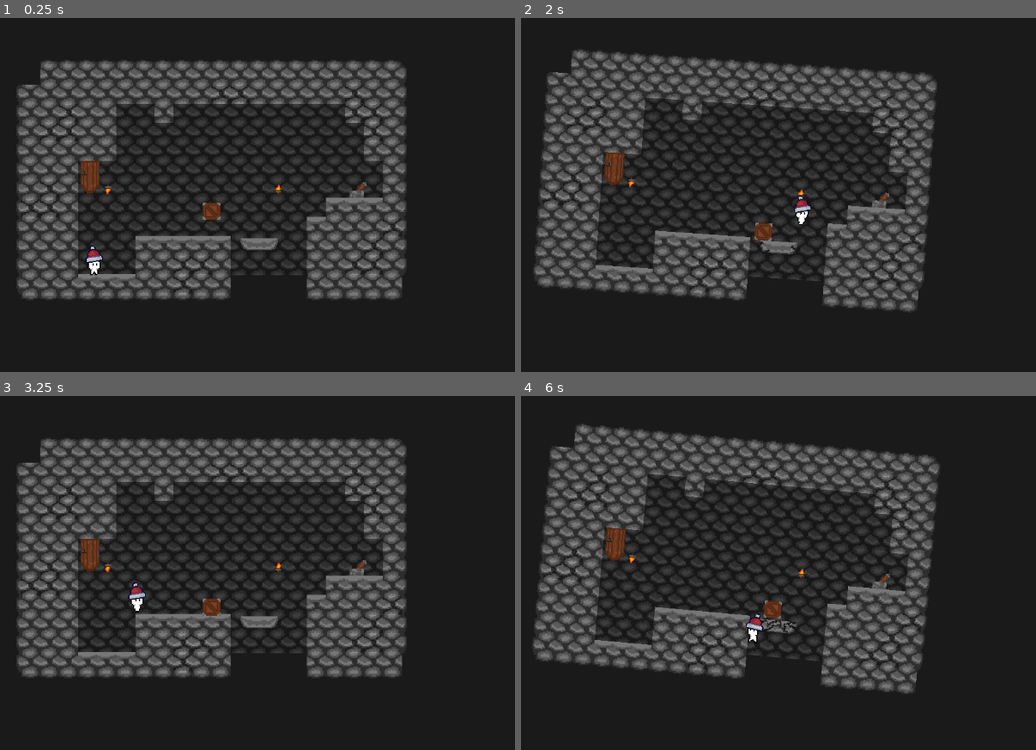
Above: before the commit, frames 1-4 (two rows, left to right).
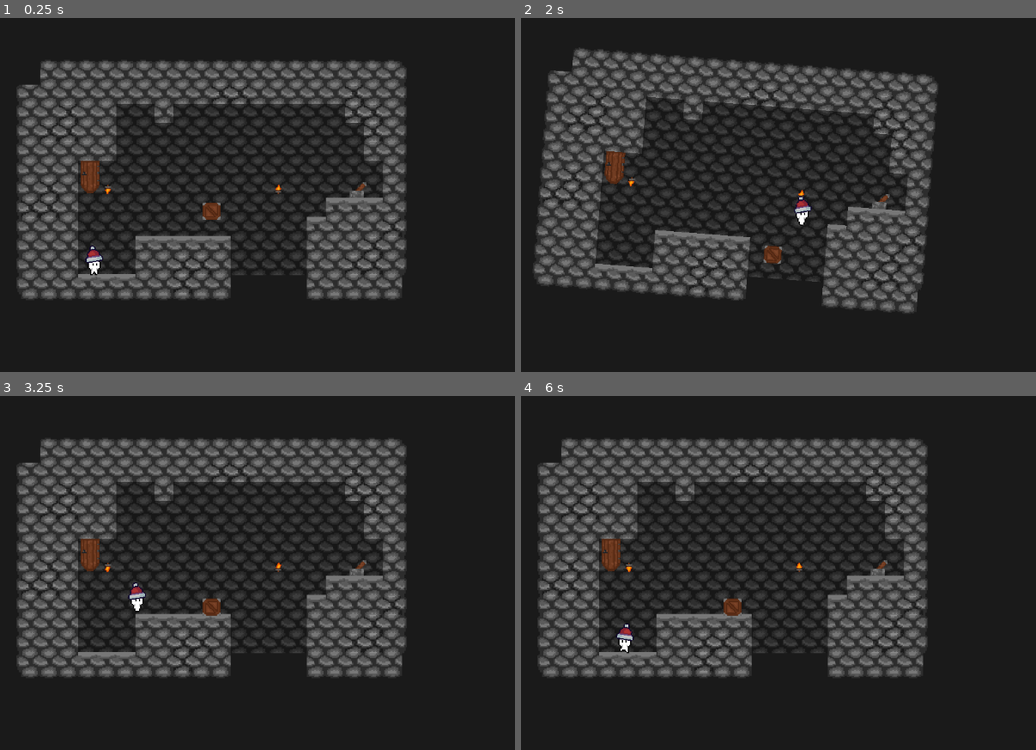
Above: after the commit, the same moments.

Repository: SamaraHacker/GamJam4-2025
Game: Godot game, scene res://Scenes/level_1.tscn
Two runs of this game, one before a commit and one after it. Both use one fixed random seed, a clock stepped at 60 frames per second and the inputs below.
Inputs (mouse positions are in pixels of both pictures, inside the frame that each line leads up to):
- Up to frame 1 (0.25 s): no input
- Up to frame 2 (2 s): tap Enter (ui_accept) at 0.5, 0.77, 1.52 s; move the mouse to (881, 159) at 0.52 s; hold Right (ui_right) from 0.53 s (still down); click (881, 159) at 0.67 s; move the mouse to (593, 198) at 1.27 s
- Up to frame 3 (3.25 s): move the mouse to (278, 473) at 2.02 s; release Right (ui_right) at 2.03 s; hold Left (ui_left) 2.03-2.78 s; move the mouse to (175, 636) at 2.77 s; hold Right (ui_right) from 2.78 s (still down); click (175, 636) at 2.92 s; tap Enter (ui_accept) at 3.02 s
- Up to frame 4 (6 s): move the mouse to (938, 615) at 3.52 s; tap Enter (ui_accept) at 3.77, 4.52 s; move the mouse to (526, 498) at 4.27 s; release Right (ui_right) at 4.28 s; hold Left (ui_left) 4.28-5.03 s; move the mouse to (768, 558) at 5.02 s; hold Right (ui_right) 5.03-5.78 s; click (768, 558) at 5.17 s; move the mouse to (629, 463) at 5.77 s; hold Left (ui_left) from 5.78 s (still down)

The runs differ from the first frame. In frame 1, 0.2% of the frame differs, in the area x 46-54%, y 62-66%; in frame 2, 7.6%; in frame 3, 0.2%; in frame 4, 23%, in the area x 2-82%, y 8-84%.

Commit message:
fixed file system

Diff:
--- a/shiftingshafts/Scenes/level_1.tscn
+++ b/shiftingshafts/Scenes/level_1.tscn
@@ -8,7 +8,6 @@
 [ext_resource type="PackedScene" uid="uid://cxy7qndr1158q" path="res://Scenes/lever.tscn" id="4_drkal"]
 [ext_resource type="PackedScene" uid="uid://xi3vvgnnunvx" path="res://Scenes/door.tscn" id="7_rrffm"]
 [ext_resource type="PackedScene" uid="uid://suj8hlu3ef4s" path="res://Scenes/torch.tscn" id="8_a2iya"]
-[ext_resource type="PackedScene" uid="uid://dwrjxtn80wndy" path="res://Scenes/platform.tscn" id="9_dgk6j"]
 
 [sub_resource type="TileSetAtlasSource" id="TileSetAtlasSource_dc4x7"]
 texture = ExtResource("1_ivr4u")
@@ -94,6 +93,3 @@
 [node name="Torch2" parent="Camera2D/Map" instance=ExtResource("8_a2iya")]
 position = Vector2(-87, -24)
 scale = Vector2(-0.5, -0.5)
-
-[node name="FallingPlatform" parent="Camera2D/Map" instance=ExtResource("9_dgk6j")]
-position = Vector2(40, 25)
--- a/shiftingshafts/Scenes/player.tscn
+++ b/shiftingshafts/Scenes/player.tscn
@@ -1,6 +1,6 @@
 [gd_scene load_steps=13 format=3 uid="uid://bn6a5og2sdpy4"]
 
-[ext_resource type="Script" path="res://player.gd" id="1_geluq"]
+[ext_resource type="Script" path="res://Scripts/player.gd" id="1_geluq"]
 [ext_resource type="Shader" path="res://Scenes/player.gdshader" id="2_g5seg"]
 [ext_resource type="Texture2D" uid="uid://cqt5k1dx6kpbl" path="res://Sprites/spriteSheetBlub.png" id="3_5lgl0"]
 [ext_resource type="Texture2D" uid="uid://chu407lmx7gut" path="res://Sprites/hatImagesUpdated.png" id="4_qab3s"]
Not shown: 1 places in shiftingshafts/Scenes/level_1.tscn that only renumber resources
Renamed: shiftingshafts/player.gd -> shiftingshafts/Scripts/player.gd
